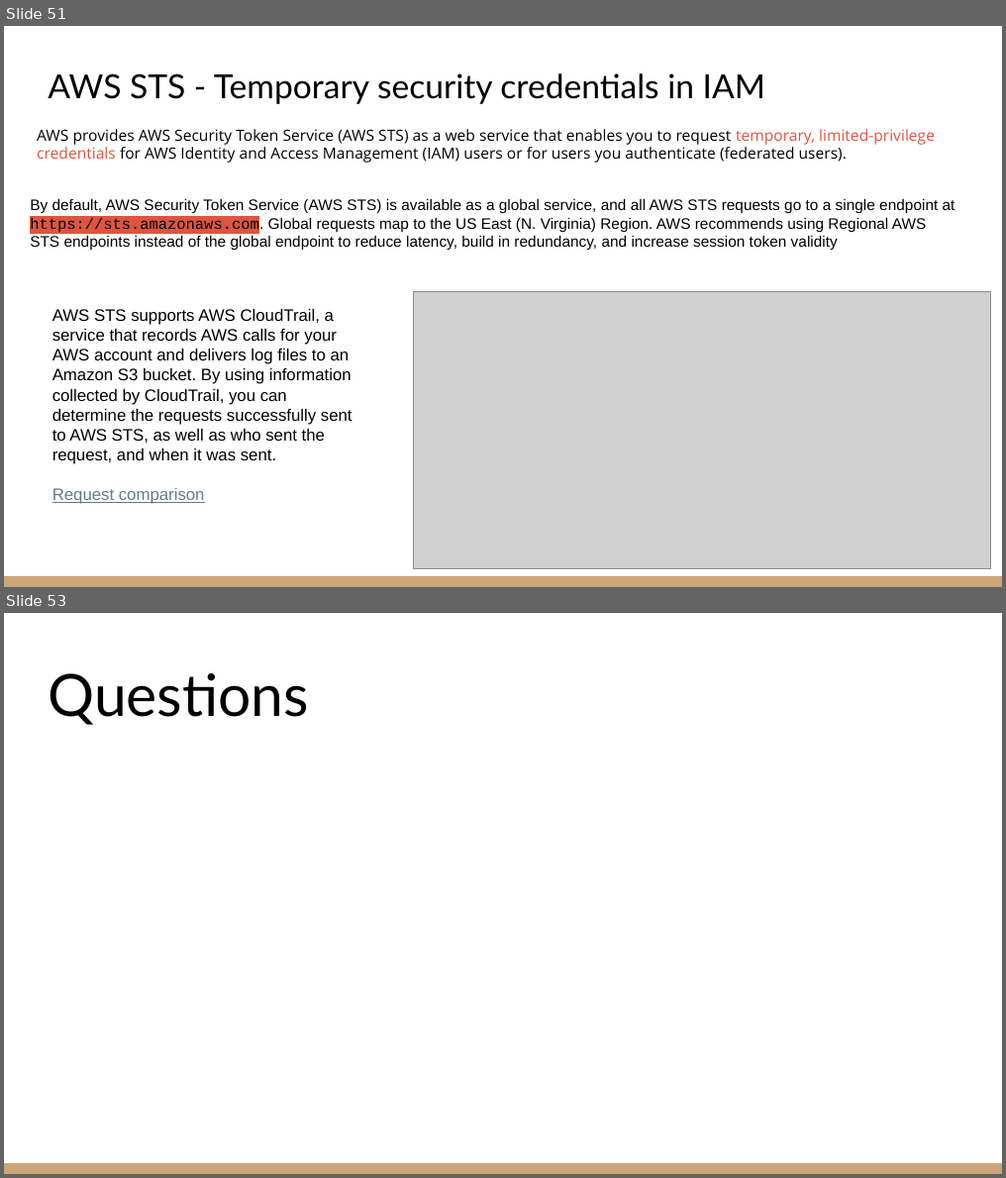
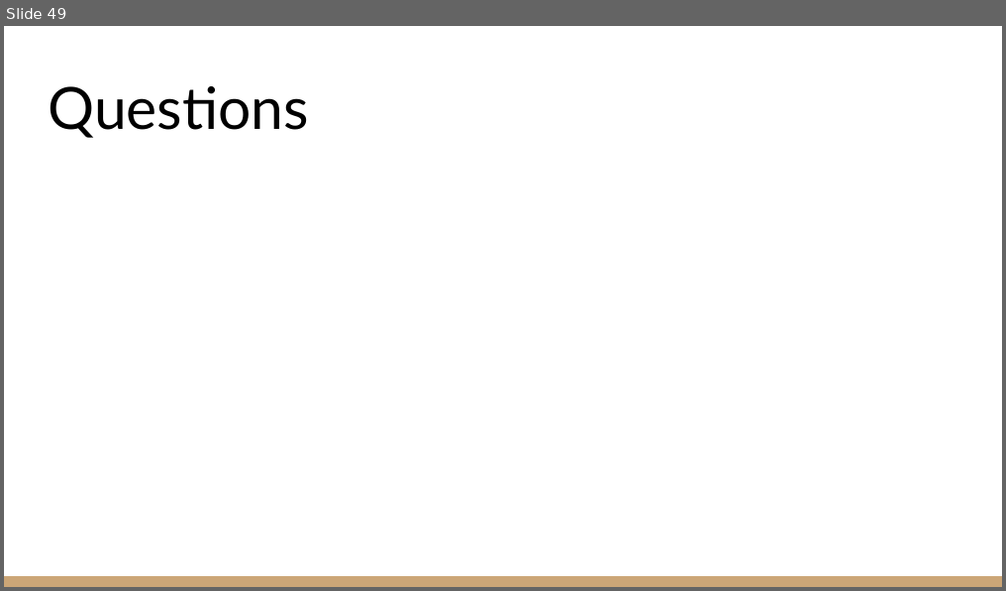
Before and after one commit to IlyaChakun/aws-iba-courses, a slide deck: lecture-materials/Security/22-cognito/cognito-sts.pptx. Shown one above the other, each under a label of ours: slides 51 and 53 before the commit, slide 49 after it; the slides between them are not shown. The pictures are 1006x1178 and 1006x591 pixels, drawn with LibreOffice and Linux fonts; fonts in the diff are those of the drawing; grey boxes stand for pictures. Boxes give left, top, right and bottom in pixels: in the first picture for what was removed or moved away, otherwise in the second. Text is boxed around its words. In the diff, an @@ line names an element or a change of style, - is before the commit and + after.

```diff
--- a/lecture-materials/Security/22-cognito/cognito-sts.pptx
+++ b/lecture-materials/Security/22-cognito/cognito-sts.pptx
@@ slide 51 removed at box(4, 26, 1002, 587), background #FFFFFF; not listed: 1 template element that a slide beside it also shows @@
@@ title removed at box(48, 74, 765, 104) @@
-AWS STS - Temporary security credentials in IAM
@@ text removed at box(37, 129, 935, 163) @@
-AWS provides AWS Security Token Service (AWS STS) as a web service that enables you to request temporary, limited-privilege credentials for AWS Identity and Access Management (IAM) users or for users you authenticate (federated users).
@@ text removed at box(30, 199, 955, 251) @@
-By default, AWS Security Token Service (AWS STS) is available as a global service, and all AWS STS requests go to a single endpoint at https://sts.amazonaws.com. Global requests map to the US East (N. Virginia) Region. AWS recommends using Regional AWS STS endpoints instead of the global endpoint to reduce latency, build in redundancy, and increase session token validity
@@ picture removed at box(413, 292, 990, 570) @@
@@ text removed at box(53, 309, 352, 504) @@
-AWS STS supports AWS CloudTrail, a service that records AWS calls for your AWS account and delivers log files to an Amazon S3 bucket. By using information collected by CloudTrail, you can determine the requests successfully sent to AWS STS, as well as who sent the request, and when it was sent.
-Request comparison
@@ what was slide 53 is now slide 49 @@
```
Also in this commit, not shown: 3 other slides removed, 18 other files.
